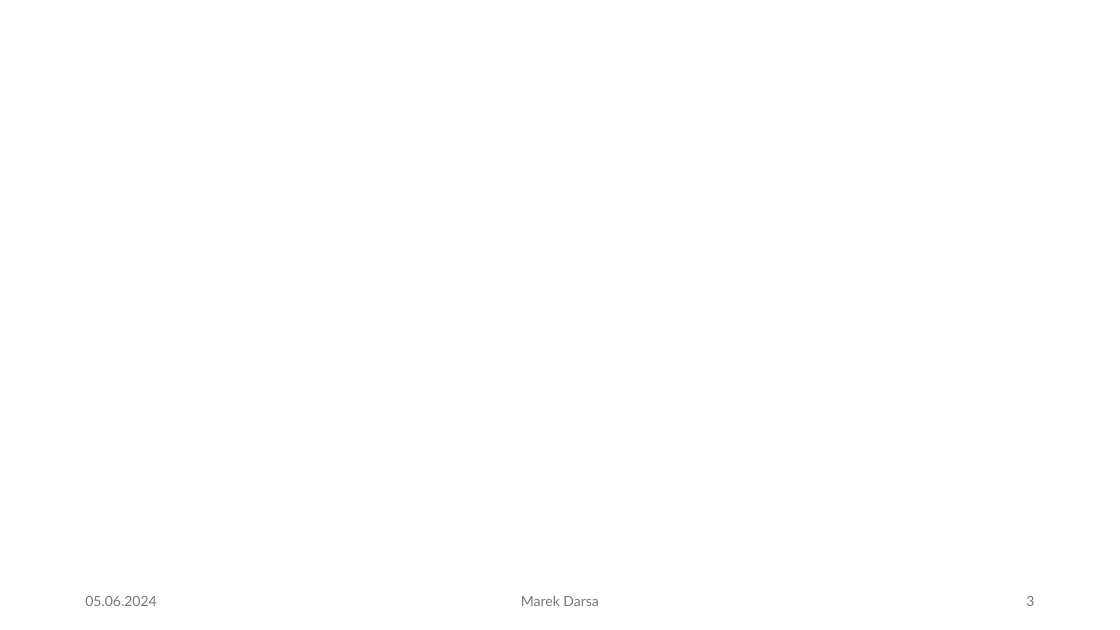
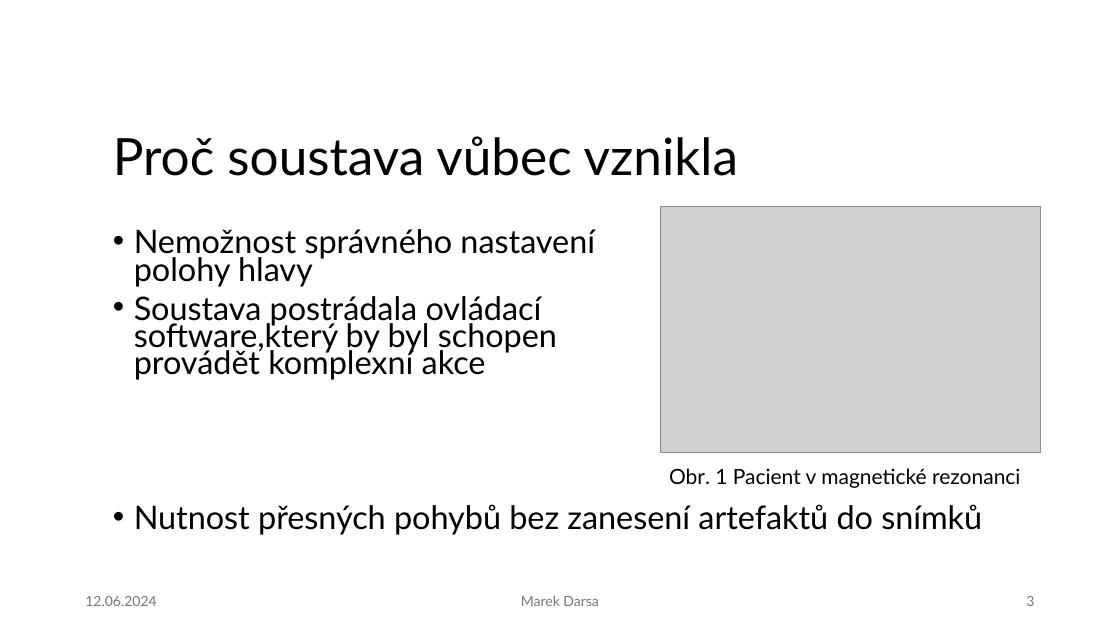
Before and after one commit to IronKnee22/Bakalarka, a slide deck: slide 3 of N_Obhajoba_darsamar.pptx. Drawn at 1120x630 pixels with LibreOffice and Linux fonts; fonts in the diff are those of the drawing; grey boxes stand for pictures; background and template pictures are left out. Boxes give left, top, right and bottom in pixels: in the first picture for what was removed or moved away, otherwise in the second. Text is boxed around its words. In the diff, an @@ line names an element or a change of style, - is before the commit and + after.

```diff
--- a/N_Obhajoba_darsamar.pptx
+++ b/N_Obhajoba_darsamar.pptx
@@ title added at (113, 136, 738, 176), 44 pt, text #000000 @@
+Proč soustava vůbec vznikla
@@ picture added at (661, 207, 1041, 453) @@
@@ text added at (134, 229, 982, 535), 27.8 pt, text #000000 @@
+• Nemožnost správného nastavení
+  polohy hlavy
+• Soustava postrádala ovládací
+  software,který by byl schopen
+  provádět komplexní akce
+• Nutnost přesných pohybů bez zanesení artefaktů do snímků
@@ text added at (669, 468, 1020, 488), 18 pt, text #000000 @@
+Obr. 1 Pacient v magnetické rezonanci
@@ text at (85, 596, 156, 606): text changed @@
-05.06.2024
+12.06.2024
```
Also in this commit, not shown: 1 other slide changed, 5 slides added, 1 slide removed.
